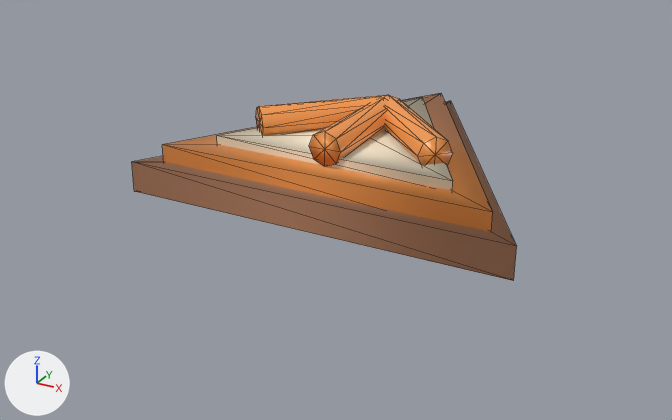
An edit to the glTF model HavenlineGodot/assets/stations_v2/pad_upgrade.glb, drawn before and after from the same camera.
Both versions are drawn from a camera (50 mm lens) standing at (1.77, -3.46, 1.6) and looking at (-0.06, -0.14, -0.06). Every picture has the same lights, and +X, +Y and +Z are marked at lower left. The first picture is the older version. Mesh edges are drawn as thin lines.

In view in the first picture: 'pad_upgrade'.
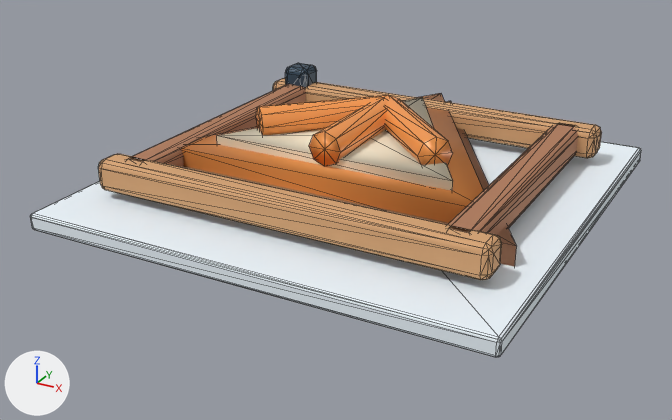
Boxes [x1, y1, x2, y2] around the edits, measured in the pictures (672 x 420 px):
'pad_upgrade', reshaped (59% wider, 56% taller)
    before: [132, 93, 516, 281]
    after: [30, 63, 641, 357]
part 1 of me_pad_upgrade, added (brown)
    after: [448, 123, 578, 235]
part 2 of me_pad_upgrade, added (brown)
    after: [131, 84, 306, 167]
part 3 of me_pad_upgrade, added
    after: [30, 138, 641, 357]
part 4 of me_pad_upgrade, added (beige)
    after: [98, 154, 502, 280]
part 5 of me_pad_upgrade, added (beige)
    after: [273, 78, 602, 158]
part 6 of me_pad_upgrade, added
    after: [285, 63, 317, 88]

The change, as a diff of the scene's bpy script:
```diff
--- a/HavenlineGodot/assets/stations_v2/pad_upgrade.glb.py
+++ b/HavenlineGodot/assets/stations_v2/pad_upgrade.glb.py
@@ mat_hl_wood_light @@
+mat_hl_wood_light = principled_material('HL_wood_light')
+mat_hl_wood_light.base_color = (0.68, 0.37, 0.17)  # beige #d7a473
+mat_hl_wood_light.roughness = 0.72
@@ mat_hl_snow @@
+mat_hl_snow = principled_material('HL_snow')
+mat_hl_snow.base_color = (0.86, 0.94, 1.0)  # white #eff8ff
+mat_hl_snow.roughness = 0.82
@@ mat_hl_dark @@
+mat_hl_dark = principled_material('HL_dark')
+mat_hl_dark.base_color = (0.035, 0.07, 0.11)  # dark blue #354b5d
+mat_hl_dark.metallic = 0.18
+mat_hl_dark.roughness = 0.42
@@ me_pad_upgrade @@
 # used by ob_pad_upgrade; location = (0.0, 0.0, 0.0)
-me_pad_upgrade.from_pydata(...)  # 78 vertices, 132 faces; spans x -0.88..0.88, y -0.51..1.02, z 0.0..0.38
+me_pad_upgrade.from_pydata(...)  # 414 vertices, 780 faces; spans x -1.01..1.01, y -1.01..1.02, z -0.02..0.38
+# me_pad_upgrade part 1: a new loose piece of 56 vertices spanning x 0.65..0.79, y -0.7..0.7, z 0.09..0.23, in mat_hl_wood (brown #b17c5b)
+# me_pad_upgrade part 2: a new loose piece of 56 vertices spanning x -0.79..-0.65, y -0.7..0.7, z 0.09..0.23, in mat_hl_wood (brown #b17c5b)
+# me_pad_upgrade part 3: a new loose piece of 56 vertices spanning x -1.01..1.01, y -1.01..1.01, z -0.02..0.06, in mat_hl_snow (white #eff8ff)
+# me_pad_upgrade part 4: a new loose piece of 56 vertices spanning x -0.87..0.87, y -0.75..-0.61, z 0.09..0.23, in mat_hl_wood_light (beige #d7a473)
+# me_pad_upgrade part 5: a new loose piece of 56 vertices spanning x -0.87..0.87, y 0.61..0.75, z 0.09..0.23, in mat_hl_wood_light (beige #d7a473)
+# me_pad_upgrade part 6: a new loose piece of 56 vertices spanning x -0.79..-0.65, y 0.61..0.75, z 0.16..0.32, in mat_hl_dark (dark blue #354b5d)
 me_pad_upgrade.materials.append(mat_hl_wood)
@@ me_pad_upgrade @@
 me_pad_upgrade.materials.append(mat_hl_cream)
+me_pad_upgrade.materials.append(mat_hl_snow)  # white #eff8ff
+me_pad_upgrade.materials.append(mat_hl_wood_light)  # beige #d7a473
+me_pad_upgrade.materials.append(mat_hl_dark)  # dark blue #354b5d
```
